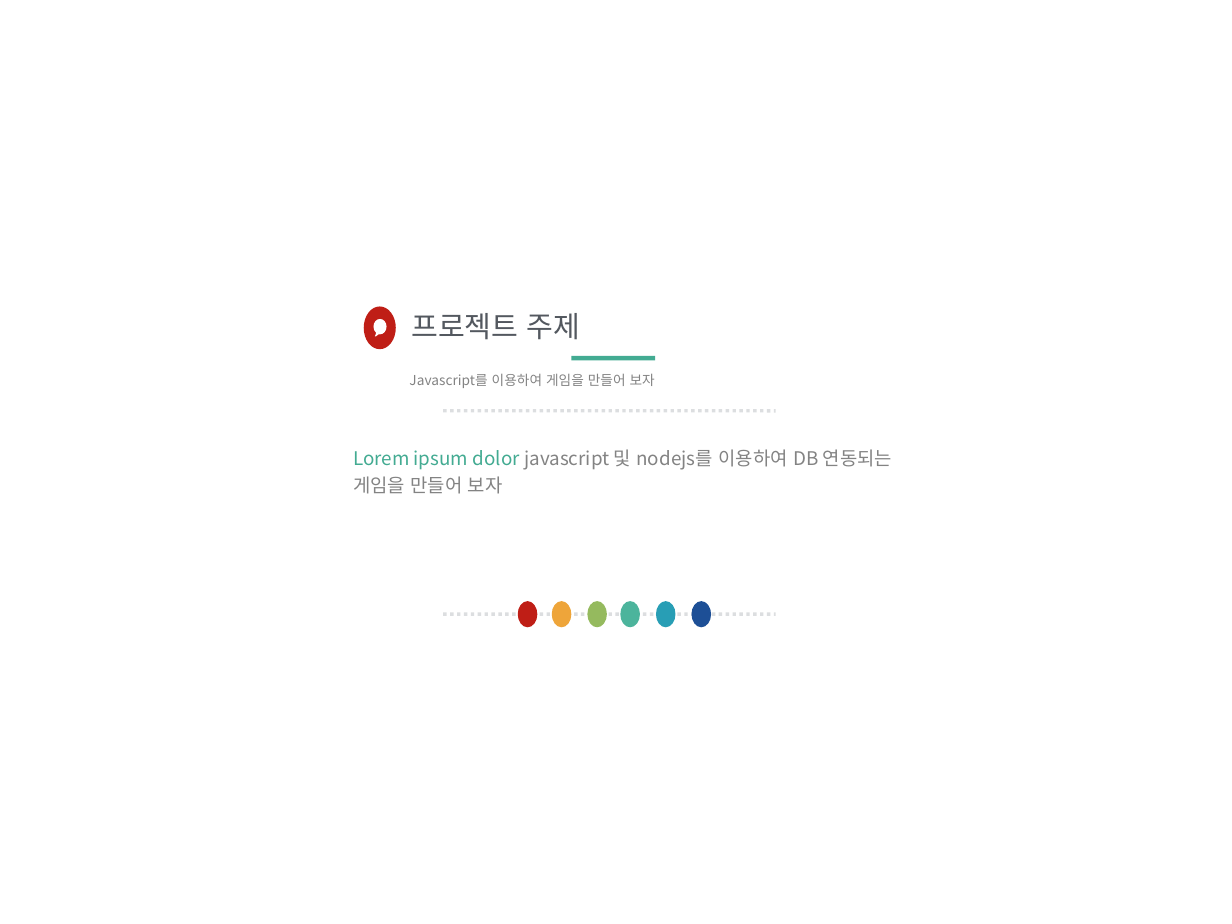
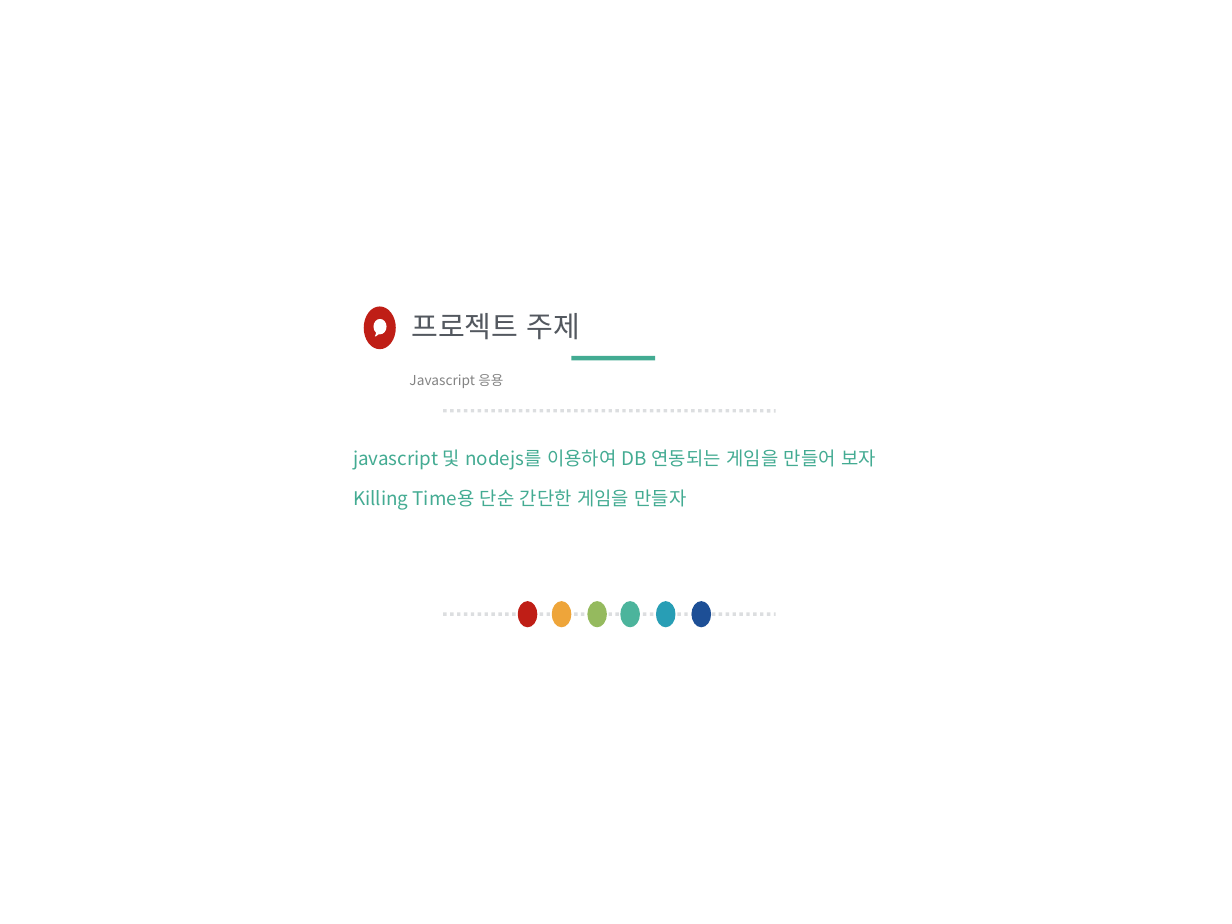
Before and after one commit to zenxen1/html_works, a slide deck: slide 3 of node_project01/프로젝트 1 (javascript).pptx. Drawn at 1232x924 pixels with LibreOffice and Linux fonts; fonts in the diff are those of the drawing. Boxes give left, top, right and bottom in pixels: in the first picture for what was removed or moved away, otherwise in the second. Text is boxed around its words. In the diff, an @@ line names an element or a change of style, - is before the commit and + after.

```diff
--- a/node_project01/프로젝트 1 (javascript).pptx
+++ b/node_project01/프로젝트 1 (javascript).pptx
@@ text in free at [409, 374, 503, 388]: text changed @@
-Javascript를 이용하여 게임을 만들어 보자
+Javascript 응용
@@ text in free at [353, 449, 876, 510]: text changed; text colour #838383 to #43AB92 @@
-Lorem ipsum dolor javascript 및 nodejs를 이용하여 DB 연동되는 게임을 만들어 보자
+javascript 및 nodejs를 이용하여 DB 연동되는 게임을 만들어 보자
+Killing Time용 단순 간단한 게임을 만들자
```
Also in this commit, not shown: 5 other slides changed, 1 slide added, 42 other files.
